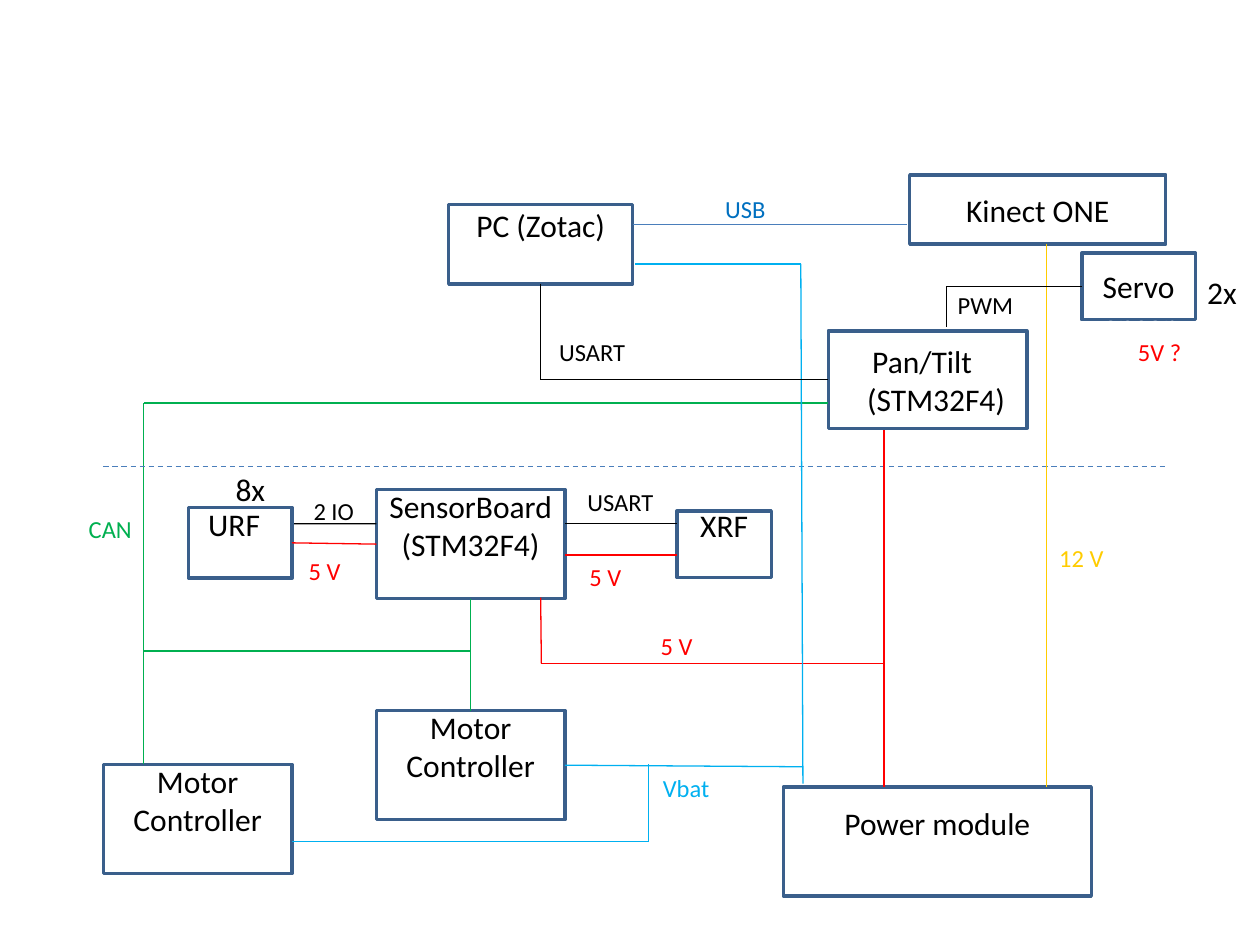
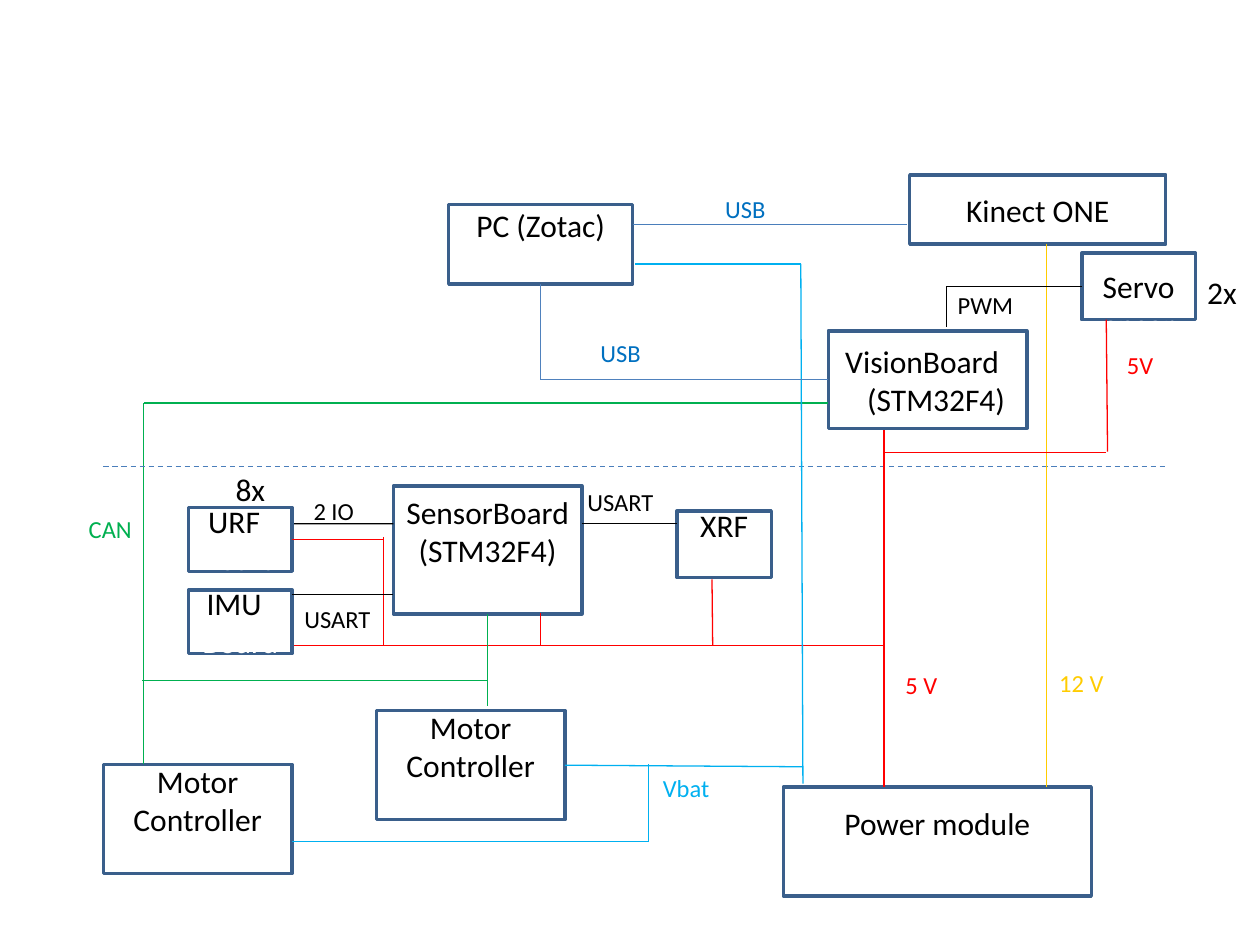
Before and after one commit to TalTechRobotiklubi/Follower, a slide deck: slide 1 of Documents/block_diagram.pptx. Drawn at 1260x945 pixels with LibreOffice and Linux fonts; fonts in the diff are those of the drawing. Boxes give left, top, right and bottom in pixels: in the first picture for what was removed or moved away, otherwise in the second. Text is boxed around its words. In the diff, an @@ line names an element or a change of style, - is before the commit and + after.

```diff
--- a/Documents/block_diagram.pptx
+++ b/Documents/block_diagram.pptx
@@ line (541, 285) - (541, 379): stroke #000000 0.75 pt to #4F81BD 0.75 pt @@
@@ line added from (1106, 320) to (1108, 452), #FF0000 0.75 pt @@
@@ text added at (600, 346, 640, 362), 14 pt, text #0070C0 @@
+USB
@@ text in rectangle at (845, 351, 1010, 415): text changed @@
-Pan/Tiltr B(STM32F4)
+VisionBoardr B(STM32F4)
@@ text at (1127, 358, 1153, 374): text changed @@
-5V ?
+5V
@@ line (541, 379) - (828, 379): stroke #000000 0.75 pt to #4F81BD 0.75 pt @@
@@ line added from (885, 452) to (1106, 452), #FF0000 0.75 pt @@
@@ rectangle "URFs Board": place and size @@
-rectangle "URFs Board" at (189, 508, 292, 578)
+rectangle "URFs Board" at (189, 508, 292, 572)
@@ rectangle "SensorBoard": place and size @@
-rectangle "SensorBoard" at (377, 490, 566, 600)
+rectangle "SensorBoard" at (393, 486, 582, 615)
@@ line moved from (292, 543) - (377, 544) to (292, 539) - (383, 539) @@
@@ line moved from (292, 524) - (377, 524) to (292, 524) - (393, 524) @@
@@ line added from (383, 537) to (383, 646), #FF0000 0.75 pt @@
@@ line moved from (564, 524) - (677, 524) to (582, 524) - (677, 524) @@
@@ text removed at (309, 564, 341, 580) @@
-5 V
@@ rectangle added at (189, 590, 292, 654), outline #3A5F8C 2 pt, 18 pt, text #FFFFFF @@
+IMUs Board
@@ text "USART": place and size @@
-text "USART" at (559, 345, 625, 361)
+text "USART" at (304, 612, 370, 628)
@@ line added from (292, 595) to (393, 595), #000000 0.75 pt @@
@@ line removed from (471, 598) to (471, 651) @@
@@ text removed at (589, 570, 621, 586) @@
-5 V
@@ line moved from (542, 663) - (885, 663) to (712, 580) - (713, 646) @@
@@ line moved from (471, 625) - (471, 711) to (488, 614) - (488, 706) @@
@@ line moved from (541, 597) - (542, 663) to (541, 612) - (541, 646) @@
@@ line moved from (564, 554) - (677, 554) to (292, 646) - (885, 646) @@
@@ line moved from (144, 651) - (471, 651) to (142, 680) - (488, 680) @@
@@ text "5 V": place and size @@
-text "5 V" at (661, 639, 693, 655)
+text "5 V" at (905, 678, 937, 694)
@@ text "12 V": place and size @@
-text "12 V" at (1059, 551, 1104, 567)
+text "12 V" at (1059, 676, 1104, 692)
```
Also in this commit, not shown: 19 other files.
